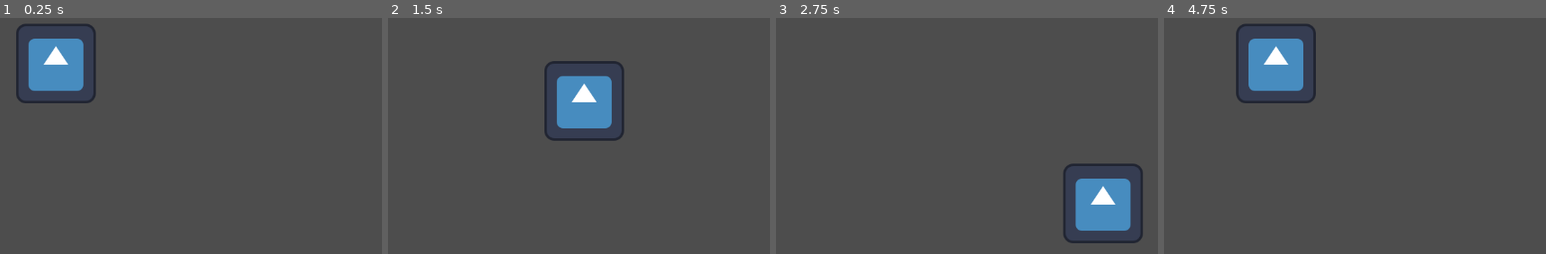
Above: before the commit, frames 1-4 (left to right).
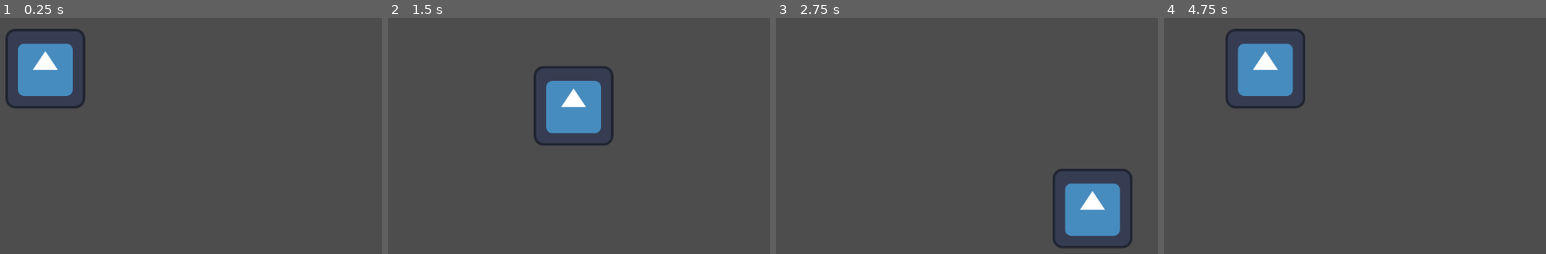
Above: after the commit, the same moments.

Repository: chenshanhorng-blip/Mini-IT-Project
Game: Godot game, scene res://scene_movement/player1_movement.tscn
The game is run twice, just before and just after one commit, with the same random seed, the same clock (stepped at 60 frames per second) and the same inputs. The engine's default icon, where the game draws it, is replaced by a stand-in: a white triangle on a blue panel in a dark square.
Inputs:
- Up to frame 1 (0.25 s): no input
- Up to frame 2 (1.5 s): tap Enter at 0.5 s; hold D (p1_right) 0.53-1.28 s; tap Down (p2_down) at 0.6 s; hold S (p1_down) from 1.28 s (still down); tap Home (p2_left) at 1.35 s
- Up to frame 3 (2.75 s): release S (p1_down) at 2.03 s; hold D (p1_right) from 2.03 s (still down); tap End (p2_right) at 2.1 s
- Up to frame 4 (4.75 s): release D (p1_right) at 2.78 s; hold W (p1_up) 2.78-3.53 s; tap Up (p2_up) at 2.85 s; hold A (p1_left) from 3.53 s (still down); tap Down (p2_down) at 3.6 s; tap Home (p2_left) at 4.35 s

The runs differ from the first frame. In frame 1, 3.8% of the frame differs, in the area x 1-26%, y 2-39%; in frame 2, 3.8%; in frame 3, 3.7%; in frame 4, 3.9%, in the area x 16-40%, y 2-39%.

Commit message:
update princess game

Diff:
--- a/game-project/scene_movement/player1_movement.tscn
+++ b/game-project/scene_movement/player1_movement.tscn
@@ -7,6 +7,7 @@
 size = Vector2(270, 255)
 
 [node name="CharacterBody2D" type="CharacterBody2D" unique_id=1652265376]
+position = Vector2(-22, 3)
 script = ExtResource("1_u017l")
 
 [node name="CollisionShape2D" type="CollisionShape2D" parent="." unique_id=375951171]
@@ -14,5 +15,5 @@
 shape = SubResource("RectangleShape2D_kmddl")
 
 [node name="Sprite2D" type="Sprite2D" parent="." unique_id=806641159]
-position = Vector2(590, 310)
+position = Vector2(595, 315)
 texture = ExtResource("2_1e58s")
